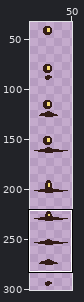
Two versions of one sprite sheet, Assets/Art/Enemies/MudCarrier/Mud summon attack.png. The picture above shows the old version from afar; the outline marks the close-up.
Close-up. The starting point:
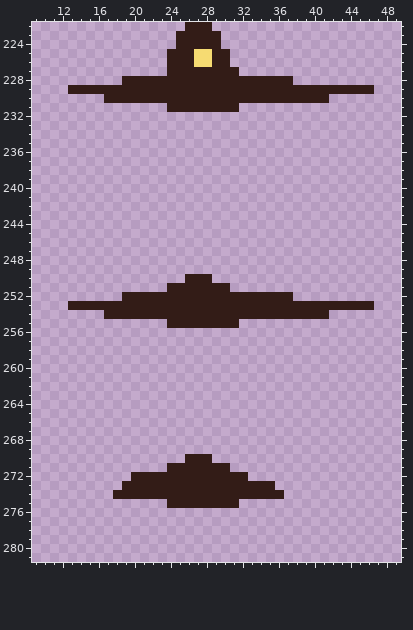
The file is 53x328 pixels. Pixels under 10% opacity are left out. Colours within 5 levels of each other are drawn and written as one. Shown: x 9..49, y 222..281. The wide view leaves out empty margins. The commit also changed other parts of the picture, which this record leaves out.
Now the later version:
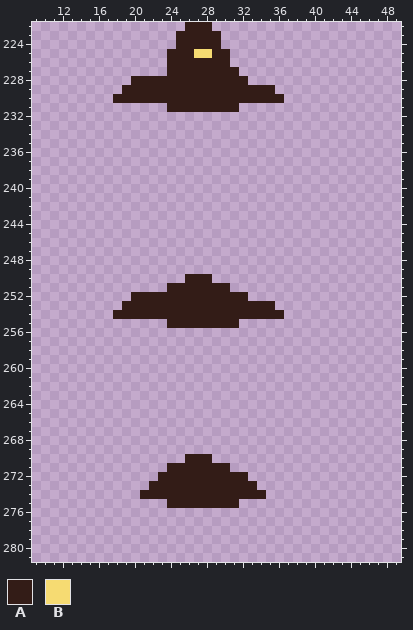
Palette (. is transparent): A #331c17  B #f6db72
Edits made:
Colour A replaces colour B in row 226 at x 27 to 28.
Colour A is gone in row 228 at x 19 and 33 to 37; in row 229 at x 13 to 18 and 36 to 46; in row 230 at x 17 and 37 to 41; in row 252 at x 19 and 33 to 37; in row 253 at x 13 to 18 and 36 to 46; in row 254 at x 17 and 37 to 41.
Colour A is gone in row 272 at x 20 to 22; in row 273 at x 19 to 21 and 34 to 35; in row 274 at x 18 to 20 and 35 to 36.
